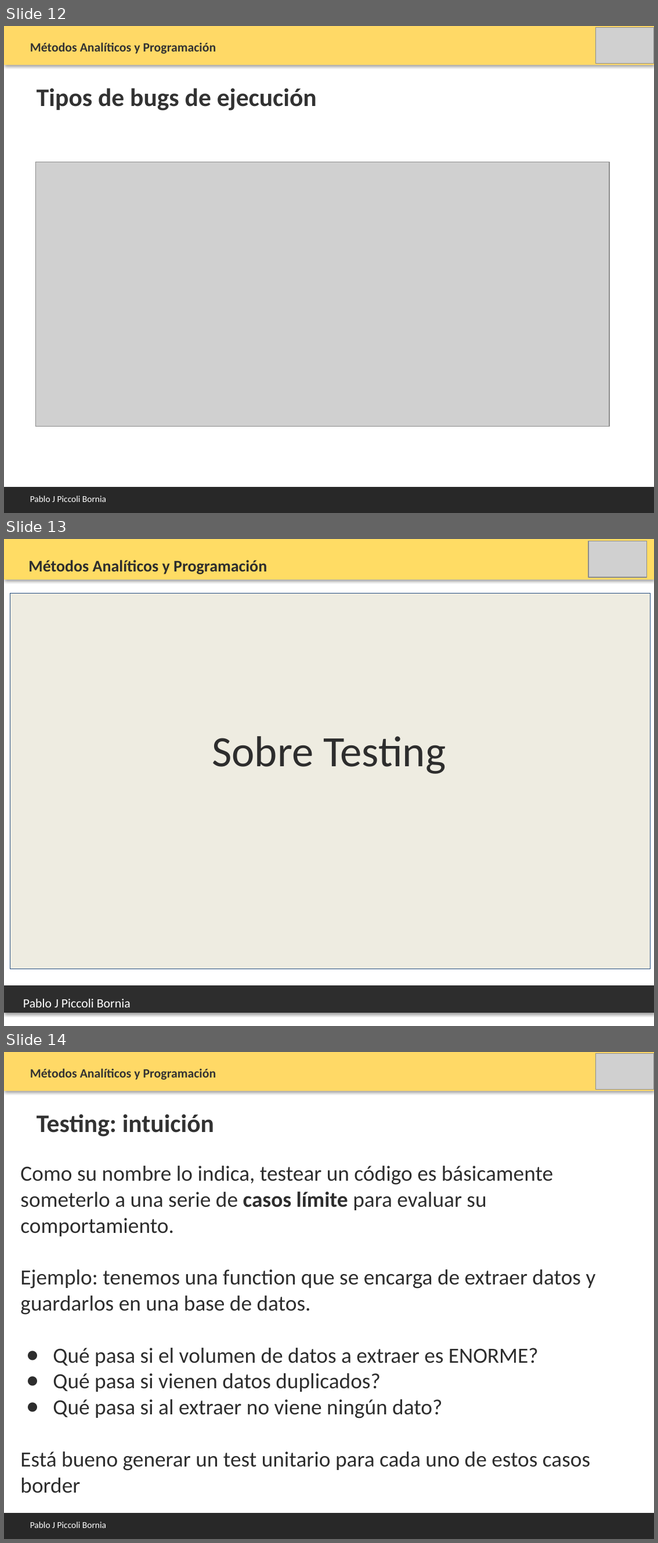
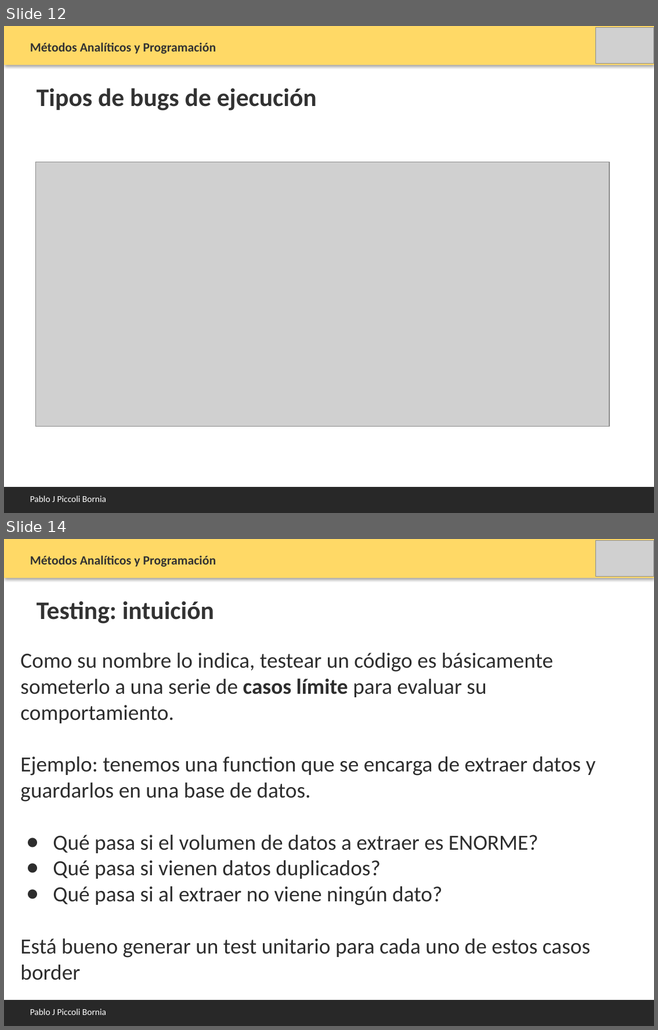
Before and after one commit to PabloPicc/MAyP_2026_1S, a slide deck: clases_teoricas_2026/Clase_8_Testing.pptx. Shown one above the other, each under a label of ours: slides 12, 13 and 14 before the commit, slides 12 and 14 after it; the slides between them are not shown. The pictures are 658x1543 and 658x1030 pixels, drawn with LibreOffice and Linux fonts; fonts in the diff are those of the drawing; grey boxes stand for pictures. Boxes give left, top, right and bottom in pixels: in the first picture for what was removed or moved away, otherwise in the second. Text is boxed around its words. In the diff, an @@ line names an element or a change of style, - is before the commit and + after.

```diff
--- a/clases_teoricas_2026/Clase_8_Testing.pptx
+++ b/clases_teoricas_2026/Clase_8_Testing.pptx
@@ slide 13 removed at bbox=[4, 539, 654, 1026], background #FFFFFF @@
@@ rectangle removed at bbox=[4, 539, 654, 579] @@
@@ picture removed at bbox=[588, 541, 647, 577] @@
@@ text removed at bbox=[28, 560, 267, 574] @@
-Métodos Analíticos y Programación
@@ rectangle removed at bbox=[10, 593, 650, 969] @@
@@ text removed at bbox=[212, 736, 445, 774] @@
-Sobre Testing
@@ rectangle removed at bbox=[4, 986, 654, 1013] @@
@@ text removed at bbox=[23, 999, 130, 1008] @@
-Pablo J Piccoli Bornia
```
Also in this commit, not shown: 3 slides added, 2 other slides removed, 10 other files.
